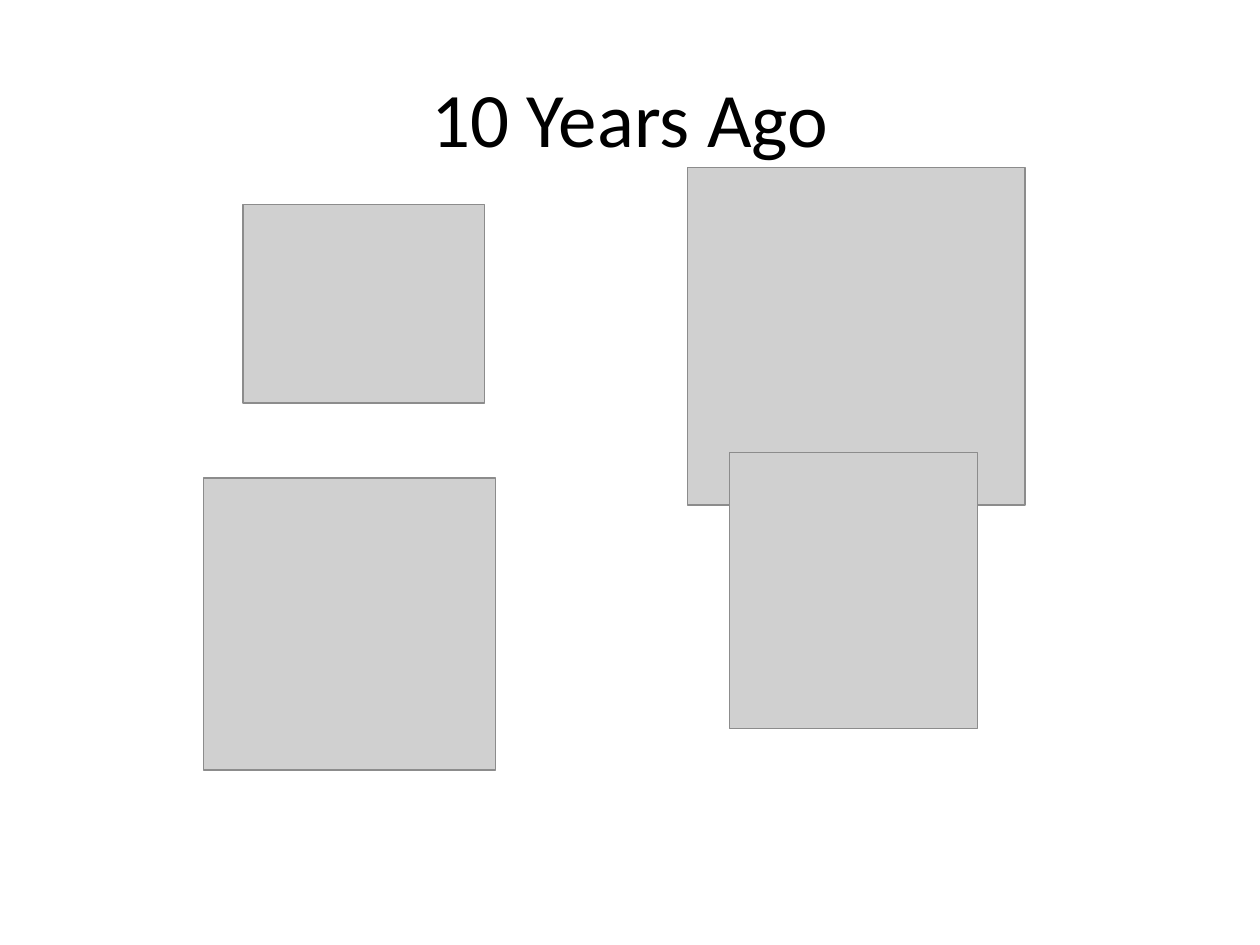
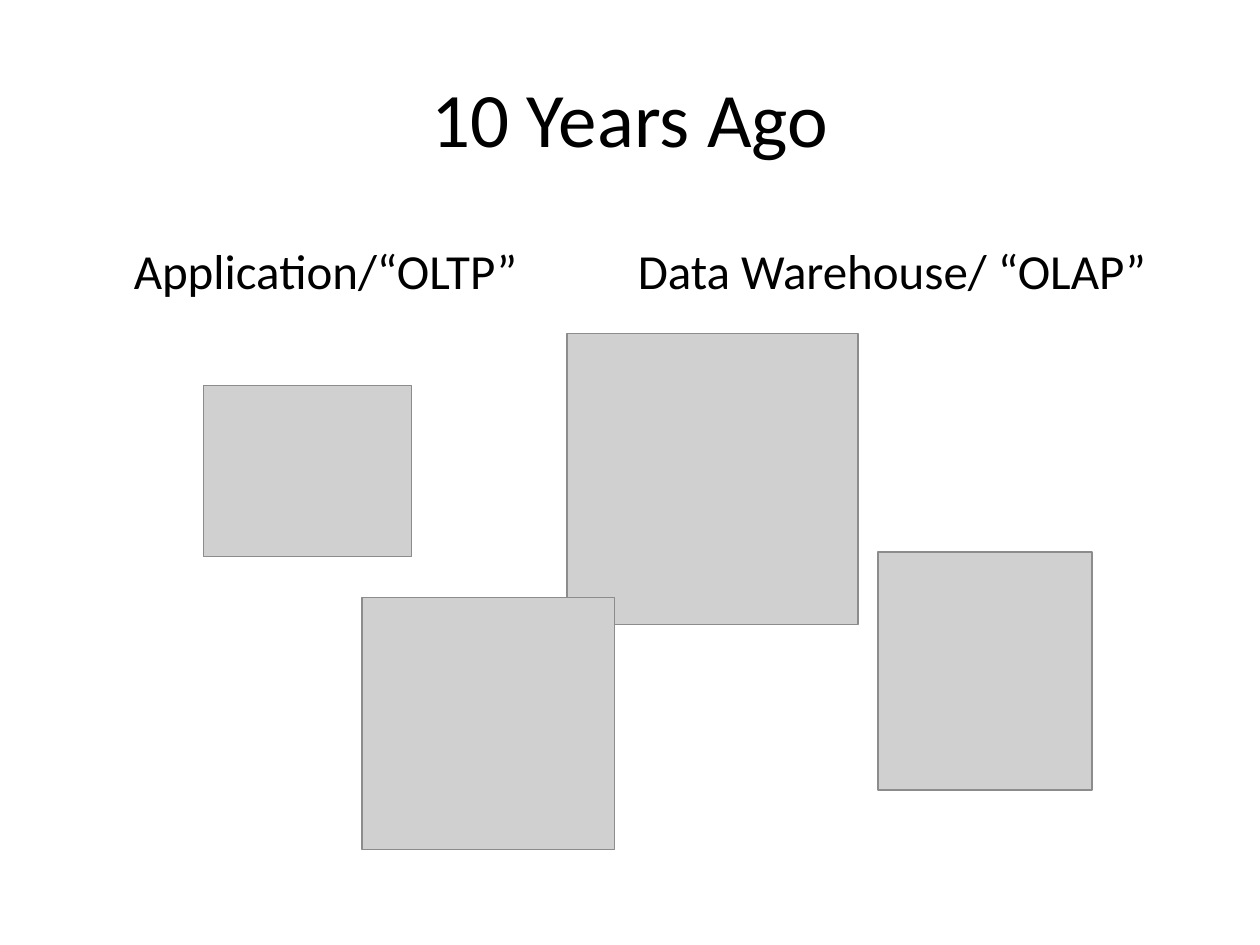
Before and after one commit to alexdgarland/database-demos, a slide deck: slide 4 of Slides/Not Only SQL - Picking A Database for DotNET.pptx. Drawn at 1260x945 pixels with LibreOffice and Linux fonts; fonts in the diff are those of the drawing; grey boxes stand for pictures. Boxes give left, top, right and bottom in pixels: in the first picture for what was removed or moved away, otherwise in the second. Text is boxed around its words. In the diff, an @@ line names an element or a change of style, - is before the commit and + after.

```diff
--- a/Slides/Not Only SQL - Picking A Database for DotNET.pptx
+++ b/Slides/Not Only SQL - Picking A Database for DotNET.pptx
@@ text added at (x1=134, y1=254, x2=1146, y2=297), 28 pt, text #000000 @@
+Application/“OLTP” Data Warehouse/ “OLAP”
@@ picture resized from (x1=688, y1=168, x2=1026, y2=505) to (x1=567, y1=334, x2=858, y2=625) @@
@@ picture resized from (x1=243, y1=204, x2=485, y2=402) to (x1=203, y1=386, x2=411, y2=557) @@
@@ picture resized from (x1=730, y1=452, x2=978, y2=728) to (x1=878, y1=552, x2=1092, y2=790) @@
@@ picture resized from (x1=203, y1=478, x2=495, y2=770) to (x1=362, y1=597, x2=614, y2=849) @@
```
Also in this commit, not shown: 7 other slides changed, 3 slides added, 4 slides removed, 1 other file.
